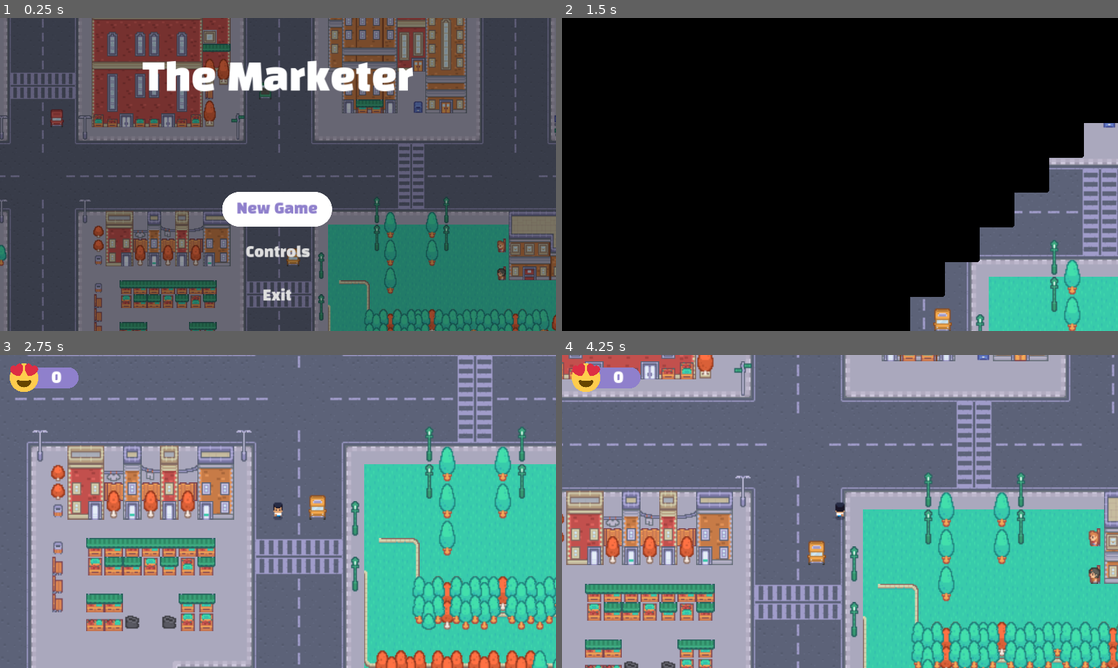
Above: before the commit, frames 1-4 (two rows, left to right).
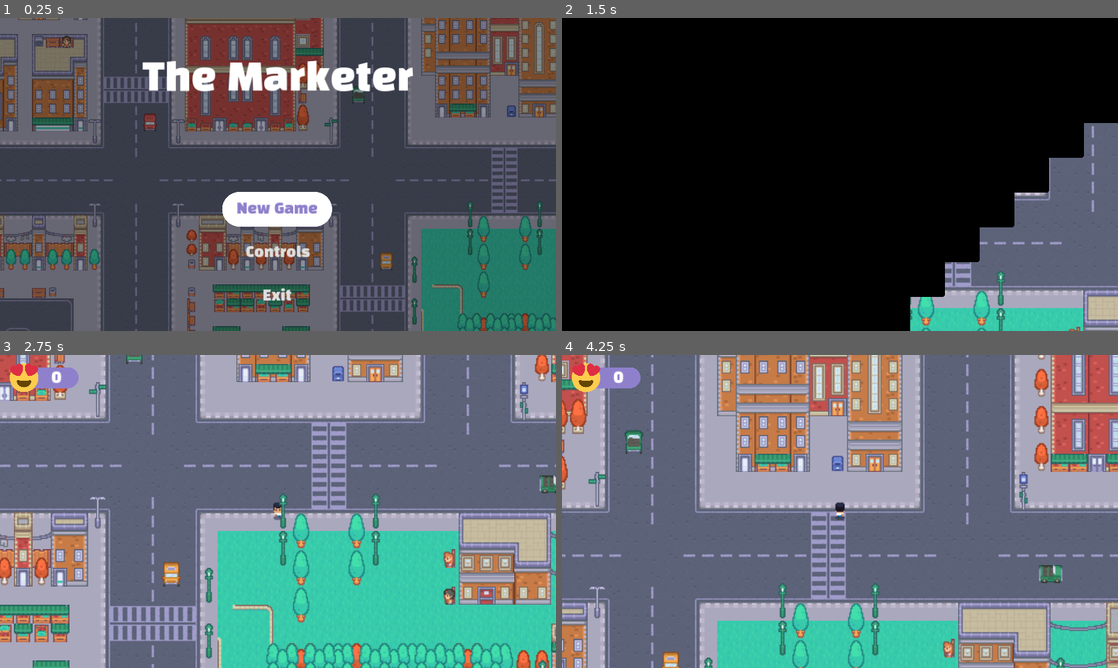
Above: after the commit, the same moments.

Repository: madeleineostoja/the-marketer
Game: Godot game, scene res://scenes/menu/menu.tscn
Same seed, same stepped clock (60 frames per second), same inputs: the game is played once before the commit and once after it.
Inputs (mouse positions are in pixels of both pictures, inside the frame that each line leads up to):
- Up to frame 1 (0.25 s): no input
- Up to frame 2 (1.5 s): click "New Game" at 0.5 s; move the mouse to (962, 158) at 1.27 s; press the mouse at (962, 158) at 1.28 s; hold Right (right) from 1.28 s (still down)
- Up to frame 3 (2.75 s): move the mouse to (166, 527) at 2.02 s; release Right (right) at 2.03 s; release the mouse at (166, 527) at 2.03 s; hold Down (down) from 2.03 s (still down); tap Space (roll) at 2.1 s
- Up to frame 4 (4.25 s): move the mouse to (895, 442) at 2.77 s; release Down (down) at 2.78 s; hold Right (right) 2.78-3.53 s; hold Right mouse button (secondary_attack) 2.78-3.53 s; move the mouse to (812, 574) at 3.52 s; hold Up (up) from 3.53 s (still down); click (812, 574) at 3.6 s

The runs differ from the first frame. In frame 1, 56% of the frame differs, in the area x 0-100%, y 0-100%; in frame 2, 9.0%; in frame 3, 70%; in frame 4, 79%.

Commit message:
Restrict camera to world bounds

Diff:
--- a/scenes/map/map.tscn
+++ b/scenes/map/map.tscn
@@ -18,7 +18,7 @@
 distance = 2.33337
 
 [node name="Map" type="TileMap"]
-position = Vector2(28, 186)
+position = Vector2(2.08165e-12, 2.08165e-12)
 scale = Vector2(3, 3)
 tile_set = ExtResource("1_6bu7y")
 format = 2
--- a/scenes/menu/menu.tscn
+++ b/scenes/menu/menu.tscn
@@ -39,6 +39,7 @@
 color = Color(0, 0, 0, 0.392157)
 
 [node name="Map" parent="." instance=ExtResource("2_1n44p")]
+position = Vector2(350, 200)
 
 [node name="Start" type="Button" parent="."]
 z_index = 110
--- a/scenes/player/player.gd
+++ b/scenes/player/player.gd
@@ -111,7 +111,7 @@
 
 
 func limit_camera():
-	var map: TileMap = get_node("../Map")
+	var map: TileMap = get_node("../ActiveMap/Map")
 	var map_rect: Rect2i = map.get_used_rect()
 	var map_size: Vector2i = map.tile_set.tile_size * Vector2i(map.scale)
 	print(map.transform.get_origin())
@@ -122,8 +122,8 @@
 	$Camera.limit_bottom = map_rect.end.y * map_size.y
 
 
-# func _ready():
-# 	limit_camera()
+func _ready():
+	limit_camera()
 
 
 func _physics_process(_delta):
--- a/scenes/world/world.gd
+++ b/scenes/world/world.gd
@@ -7,7 +7,7 @@
 
 func spawn_enemy():
 	var enemy = Enemy.instantiate()
-	var spawn_location = $SpawnPath/SpawnPathLocation
+	var spawn_location = $SpawnPath/SpawnPathPoint
 
 	spawn_location.progress_ratio = randf()
 	enemy.position = spawn_location.position
--- a/scenes/world/world.tscn
+++ b/scenes/world/world.tscn
@@ -6,33 +6,30 @@
 [ext_resource type="AudioStream" uid="uid://chp7qtixorcyh" path="res://assets/music.mp3" id="4_0voo0"]
 [ext_resource type="PackedScene" uid="uid://cfjksrcqjw55h" path="res://scenes/hud/hud.tscn" id="5_xm0ib"]
 
-[sub_resource type="Curve2D" id="Curve2D_1xe7k"]
+[sub_resource type="Curve2D" id="Curve2D_po4es"]
 _data = {
-"points": PackedVector2Array(0, 0, 0, 0, -1757, -906, 0, 0, 0, 0, 2915, -902, 0, 0, 0, 0, 2916, 2040, 0, 0, 0, 0, -1764, 2049, 0, 0, 0, 0, -1757, -906)
+"points": PackedVector2Array(0, 0, 0, 0, -1724.97, -798.01, 0, 0, 0, 0, 3006.11, -798.535, 0, 0, 0, 0, 3010.81, 2208.84, 0, 0, 0, 0, -1725.23, 2216.84, 0, 0, 0, 0, -1724.97, -798.01)
 }
 point_count = 5
 
 [node name="World" type="Node2D" groups=["scene_manager_entity_nodes"]]
-position = Vector2(632, 424)
+position = Vector2(2.08165e-12, 2.08165e-12)
 script = ExtResource("1_5bcam")
+metadata/entity_name = "World"
 metadata/_edit_group_ = true
-metadata/entity_name = "World"
 
-[node name="Map" parent="." instance=ExtResource("1_6j0py")]
-position = Vector2(-670, -138)
+[node name="Player" parent="." instance=ExtResource("2_a5tn5")]
+position = Vector2(1462.82, 243.097)
+
+[node name="ActiveMap" type="Node2D" parent="."]
+position = Vector2(2.08165e-12, 2.08165e-12)
+
+[node name="Map" parent="ActiveMap" instance=ExtResource("1_6j0py")]
 scale = Vector2(4, 4)
 
-[node name="Player" parent="." instance=ExtResource("2_a5tn5")]
-position = Vector2(288, 212)
+[node name="HUD" parent="." instance=ExtResource("5_xm0ib")]
 
 [node name="SpawnRate" type="Timer" parent="."]
-
-[node name="SpawnPath" type="Path2D" parent="."]
-curve = SubResource("Curve2D_1xe7k")
-
-[node name="SpawnPathLocation" type="PathFollow2D" parent="SpawnPath"]
-position = Vector2(-1757, -906)
-rotation = 0.000856164
 
 [node name="DifficultyIncrease" type="Timer" parent="."]
 
@@ -40,11 +37,16 @@
 stream = ExtResource("4_0voo0")
 volume_db = -10.0
 
-[node name="HUD" parent="." instance=ExtResource("5_xm0ib")]
+[node name="SpawnPath" type="Path2D" parent="."]
+position = Vector2(600, 4.16329e-12)
+curve = SubResource("Curve2D_po4es")
+
+[node name="SpawnPathPoint" type="PathFollow2D" parent="SpawnPath"]
+position = Vector2(-1724.97, -798.01)
+rotation = -0.000110909
 
 [connection signal="attacked" from="Player" to="." method="_on_player_attacked"]
 [connection signal="died" from="Player" to="." method="_on_player_died"]
 [connection signal="dying" from="Player" to="." method="_on_player_dying"]
 [connection signal="timeout" from="SpawnRate" to="." method="_on_spawn_rate_timeout"]
 [connection signal="timeout" from="DifficultyIncrease" to="." method="_on_difficulty_increase_timeout"]
-[connection signal="timeout" from="DifficultyIncrease" to="." method="_on_survival_timer_timeout"]
